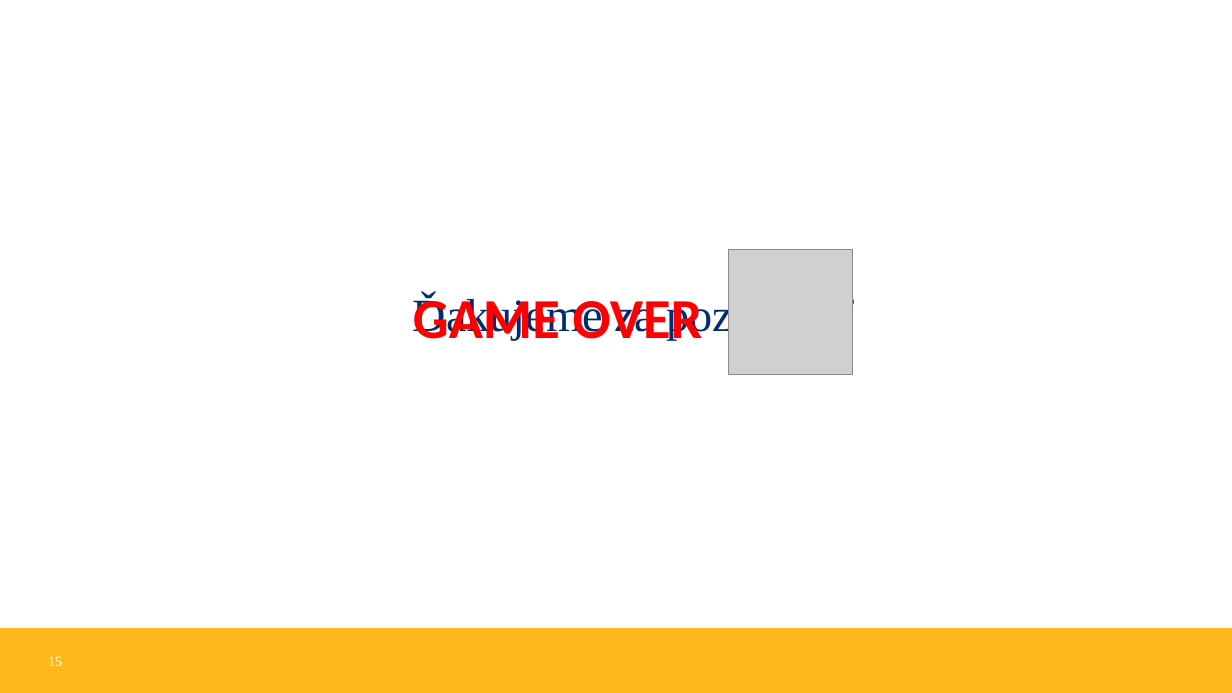
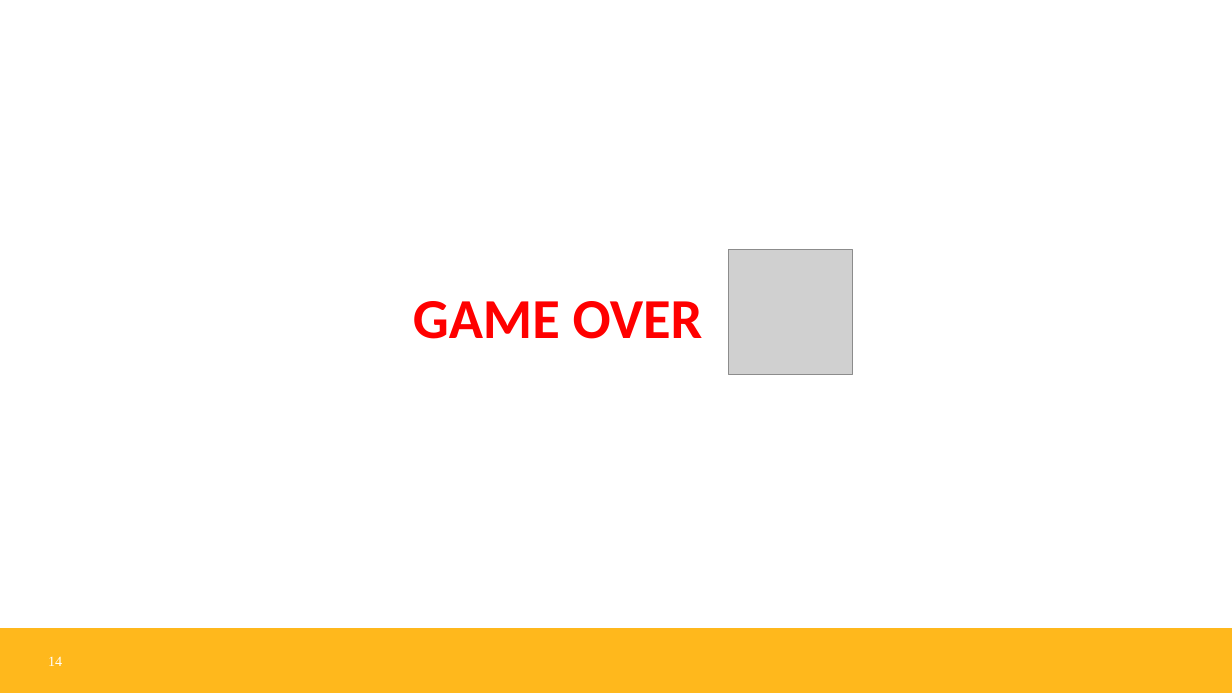
Before and after one commit to M4kovka/T2-PacMan, a slide deck: slide 14 of Pac-ManV3_animated.pptx (slide 15 before the commit). Drawn at 1232x693 pixels with LibreOffice and Linux fonts; fonts in the diff are those of the drawing; grey boxes stand for pictures; background and template pictures are left out. Boxes give left, top, right and bottom in pixels: in the first picture for what was removed or moved away, otherwise in the second. Text is boxed around its words. In the diff, an @@ line names an element or a change of style, - is before the commit and + after.

```diff
--- a/Pac-ManV3_animated.pptx
+++ b/Pac-ManV3_animated.pptx
@@ title removed at (413,296,856,341) @@
-Ďakujeme za pozornosť
@@ page number at (48,657,62,666): text changed @@
-15
+14
```
Also in this commit, not shown: 1 other slide changed, 1 slide removed.
